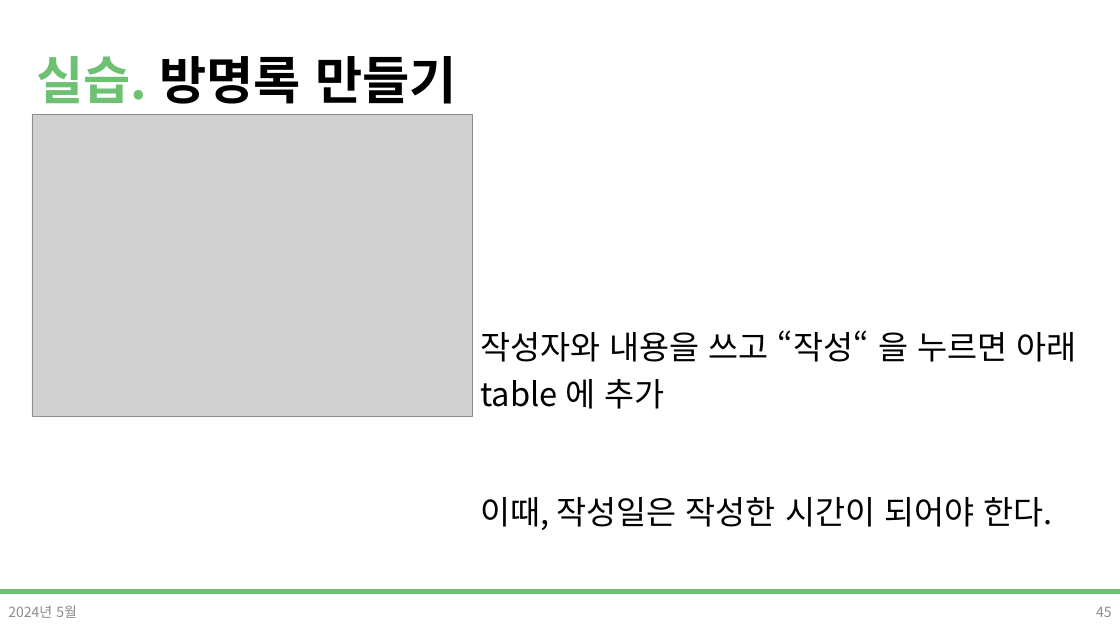
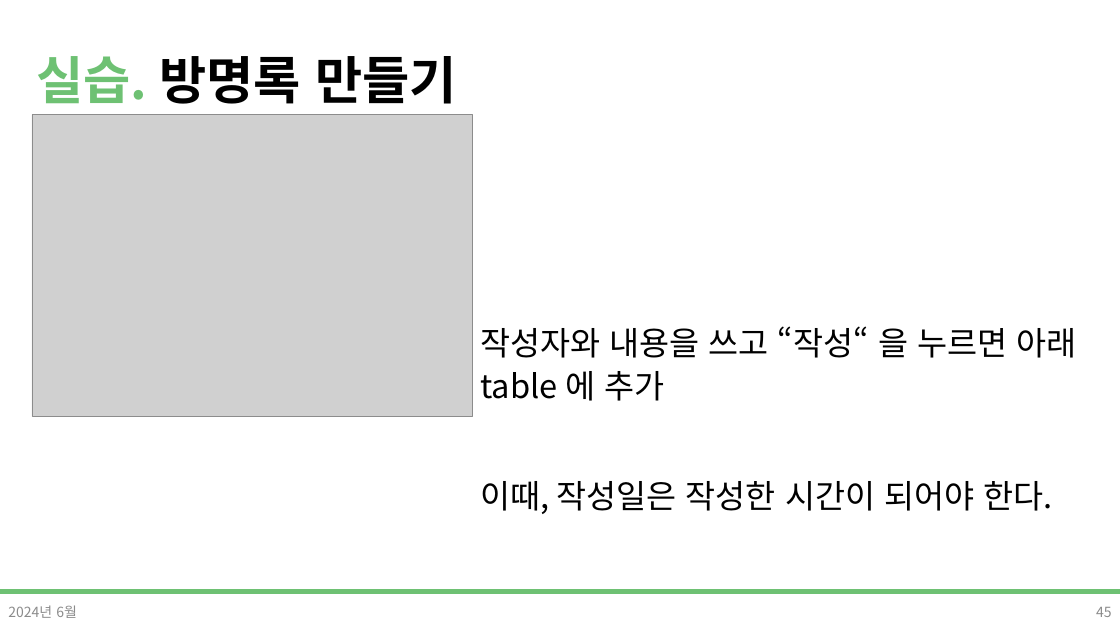
Before and after one commit to DevDamon0527/SeSAC_Yeongdeungpo_Campus_6th, a slide deck: slide 45 of material/[SeSAC_YDP_6] 04_5_Javascript_표준객체,DOM.pptx. Drawn at 1120x630 pixels with LibreOffice and Linux fonts; fonts in the diff are those of the drawing; grey boxes stand for pictures; background and template pictures are left out. Boxes give left, top, right and bottom in pixels: in the first picture for what was removed or moved away, otherwise in the second. Text is boxed around its words. In the diff, an @@ line names an element or a change of style, - is before the commit and + after.

```diff
--- a/material/[SeSAC_YDP_6] 04_5_Javascript_표준객체,DOM.pptx
+++ b/material/[SeSAC_YDP_6] 04_5_Javascript_표준객체,DOM.pptx
@@ text "작성자와 내용을 쓰고 “작성“ 을 ..." at bbox=[480, 326, 1076, 514]: line spacing 1.2 to 1.1 @@
@@ text at bbox=[8, 605, 77, 618]: text changed @@
-2024년 5월
+2024년 6월
```
Also in this commit, not shown: 37 other slides changed, 16 other files.
